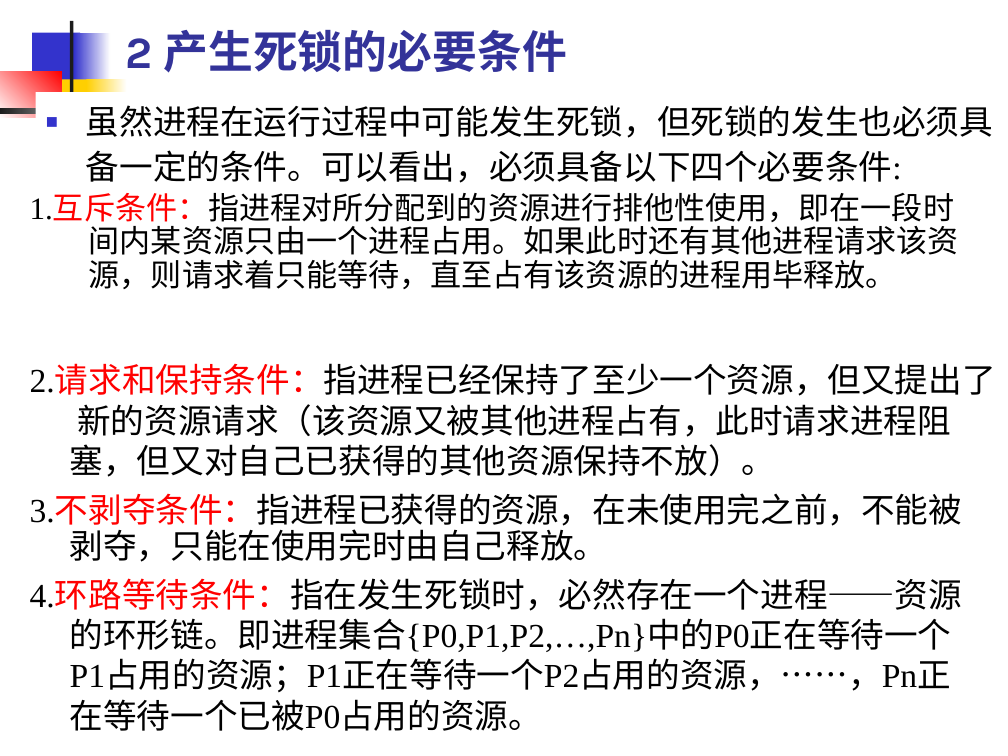
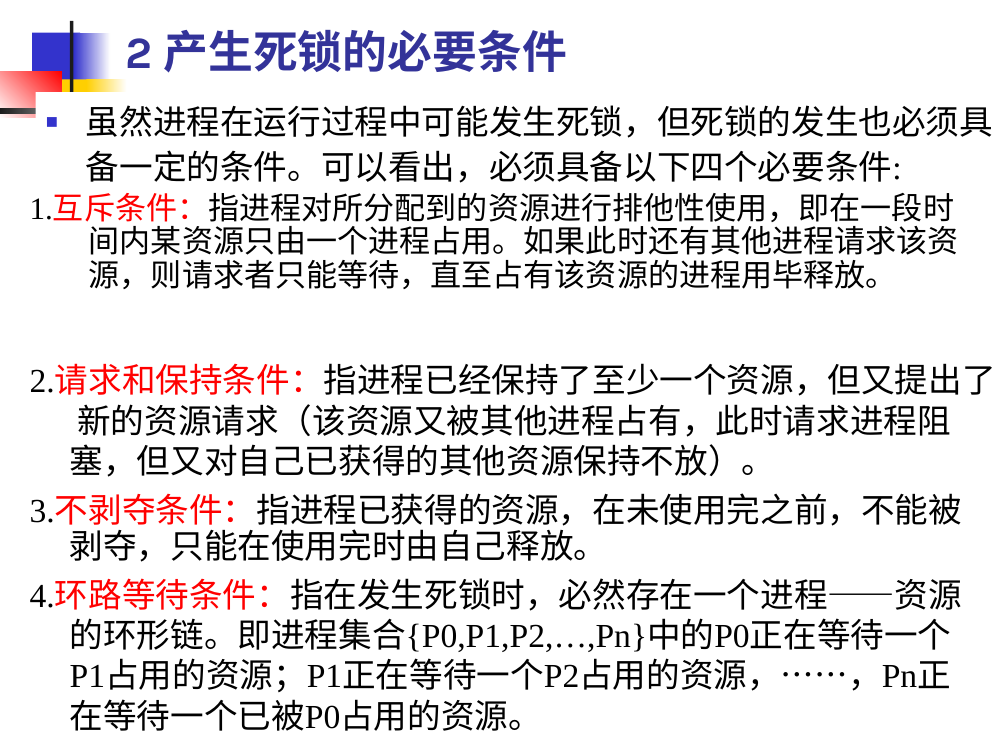
Before and after one commit to edu2act/course-OS, a slide deck: slide 89 of materials/slides/OS_Chap 3.ppt. Drawn at 1008x756 pixels with LibreOffice and Linux fonts; fonts in the diff are those of the drawing. Boxes give left, top, right and bottom in pixels: in the first picture for what was removed or moved away, otherwise in the second. Text is boxed around its words. In the diff, an @@ line names an element or a change of style, - is before the commit and + after.

Commit message:
update

```diff
--- a/materials/slides/OS_Chap 3.ppt
+++ b/materials/slides/OS_Chap 3.ppt
@@ text at (x1=30, y1=195, x2=959, y2=289): text changed @@
-1.互斥条件：指进程对所分配到的资源进行排他性使用，即在一段时间内某资源只由一个进程占用。如果此时还有其他进程请求该资源，则请求着只能等待，直至占有该资源的进程用毕释放。
+1.互斥条件：指进程对所分配到的资源进行排他性使用，即在一段时间内某资源只由一个进程占用。如果此时还有其他进程请求该资源，则请求者只能等待，直至占有该资源的进程用毕释放。
```
Also in this commit, not shown: 1 other slide changed.
